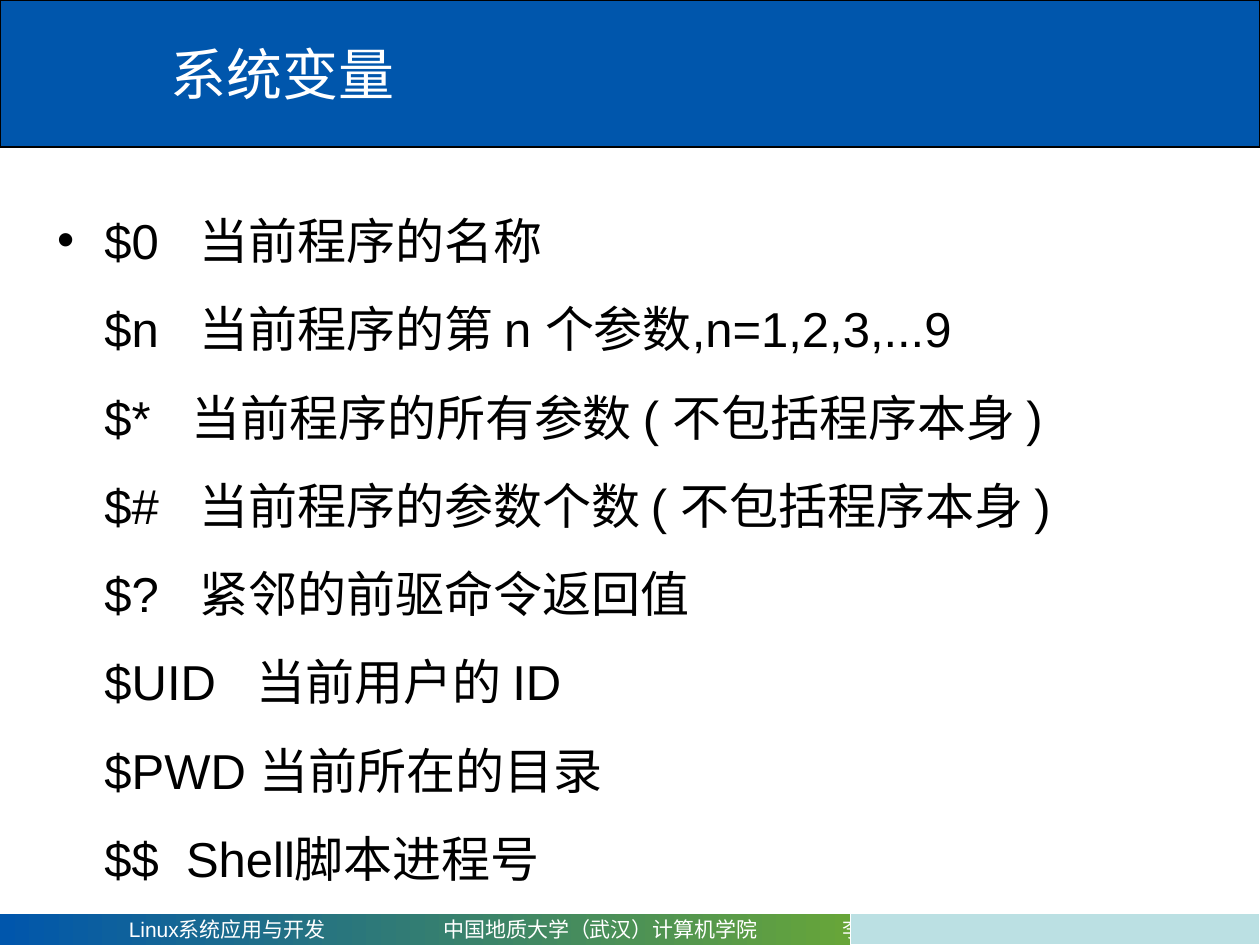
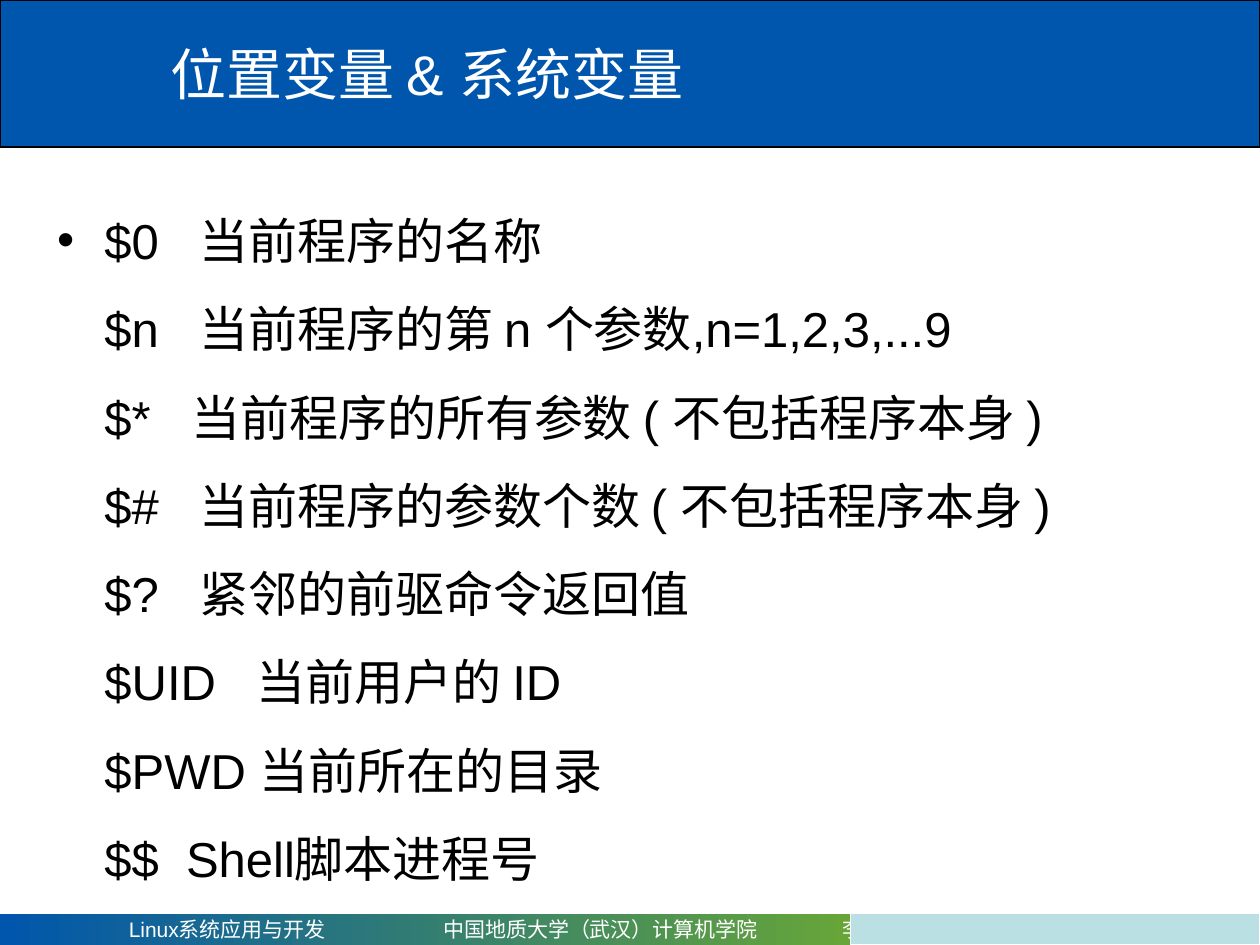
Before and after one commit to mxy493/CUGCS, a slide deck: slide 33 of 3-1大三上/Linux系统应用与开发（康晓军）/课件/第四章 shell编程.pptx (slide 30 before the commit). Drawn at 1260x945 pixels with LibreOffice and Linux fonts; fonts in the diff are those of the drawing. Boxes give left, top, right and bottom in pixels: in the first picture for what was removed or moved away, otherwise in the second. Text is boxed around its words. In the diff, an @@ line names an element or a change of style, - is before the commit and + after.

```diff
--- a/3-1大三上/Linux系统应用与开发（康晓军）/课件/第四章 shell编程.pptx
+++ b/3-1大三上/Linux系统应用与开发（康晓军）/课件/第四章 shell编程.pptx
@@ title at (x1=170, y1=47, x2=684, y2=100): text changed @@
-系统变量
+位置变量 & 系统变量
```
Also in this commit, not shown: 16 other slides changed, 22 slides added, 1 slide removed, 3 other files.
